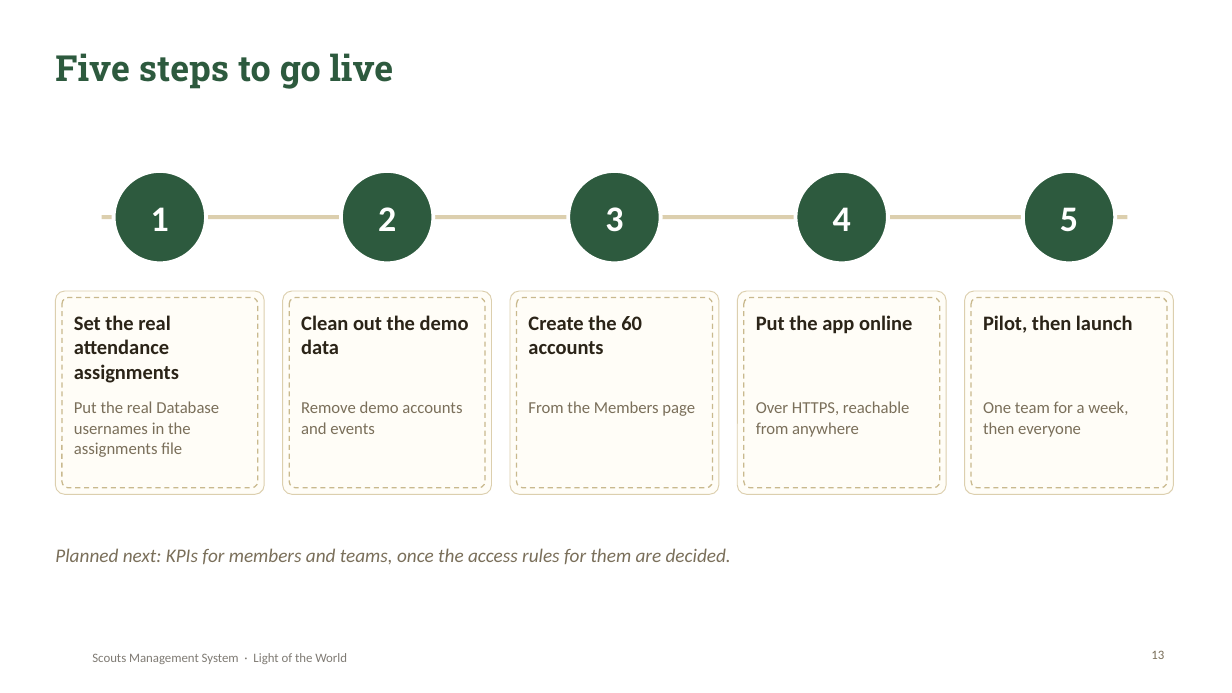
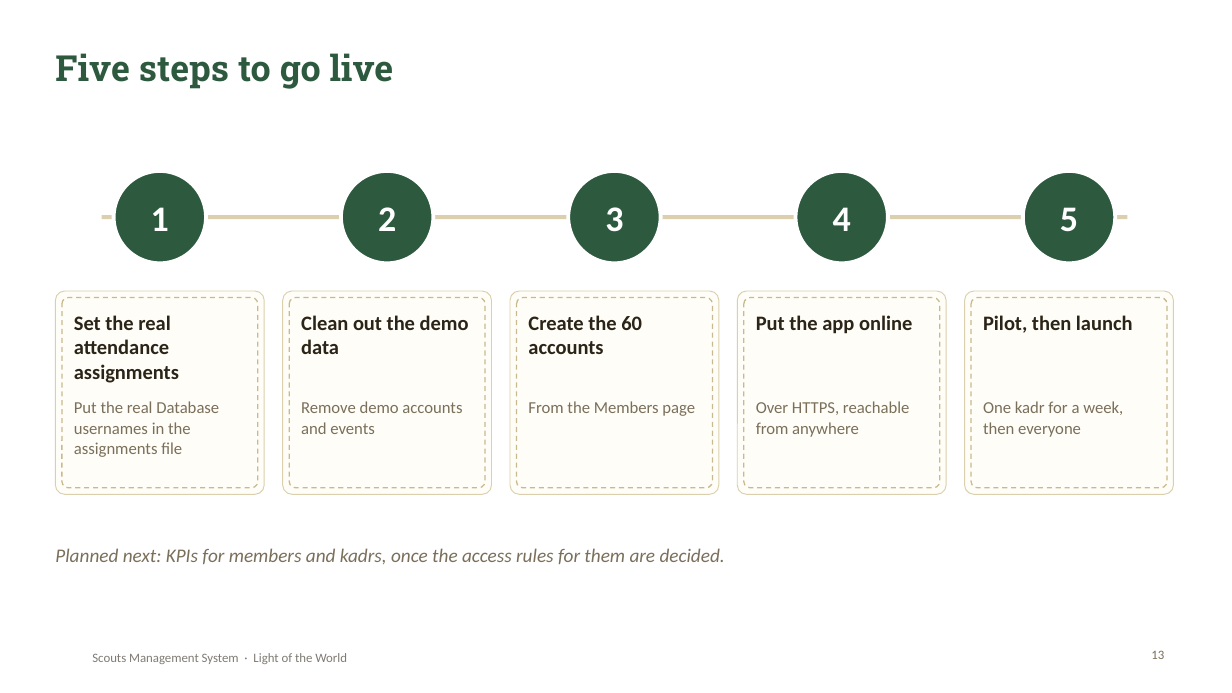
Before and after one commit to SamuelAtef123/Scouts-Management-System-Web-App, a slide deck: slide 13 of docs/Scouts-Project-Presentation.pptx. Drawn at 1232x693 pixels with LibreOffice and Linux fonts; fonts in the diff are those of the drawing; background and template pictures are left out. Boxes give left, top, right and bottom in pixels: in the first picture for what was removed or moved away, otherwise in the second. Text is boxed around its words. In the diff, an @@ line names an element or a change of style, - is before the commit and + after.

Commit message:
Rename Team to Kadr and Scouts Leader to Group Leader
- English: Kadr, Kadr Session, Group Leader, Group Leader Helper, and
  '<Kadr> Kadr Leader' / '<Kadr> Kadr Leader Helper' on profiles and member lists.
- Arabic: كدر, قائد المجموعة, مساعد قائد المجموعة, قائد كدر أشبال, مساعد قائد كدر أشبال.
- Server messages renamed, with their Arabic translations.
- Startup migration renames 'team' to 'kadr' in member names and usernames.
- Report, presentation and README updated.

```diff
--- a/docs/Scouts-Project-Presentation.pptx
+++ b/docs/Scouts-Project-Presentation.pptx
@@ text at (x1=983, y1=401, x2=1123, y2=437): text changed @@
-One team for a week, then everyone
+One kadr for a week, then everyone
@@ text at (x1=55, y1=548, x2=725, y2=564): text changed @@
-Planned next: KPIs for members and teams, once the access rules for them are decided.
+Planned next: KPIs for members and kadrs, once the access rules for them are decided.
```
Also in this commit, not shown: 9 other slides changed, 26 other files.
